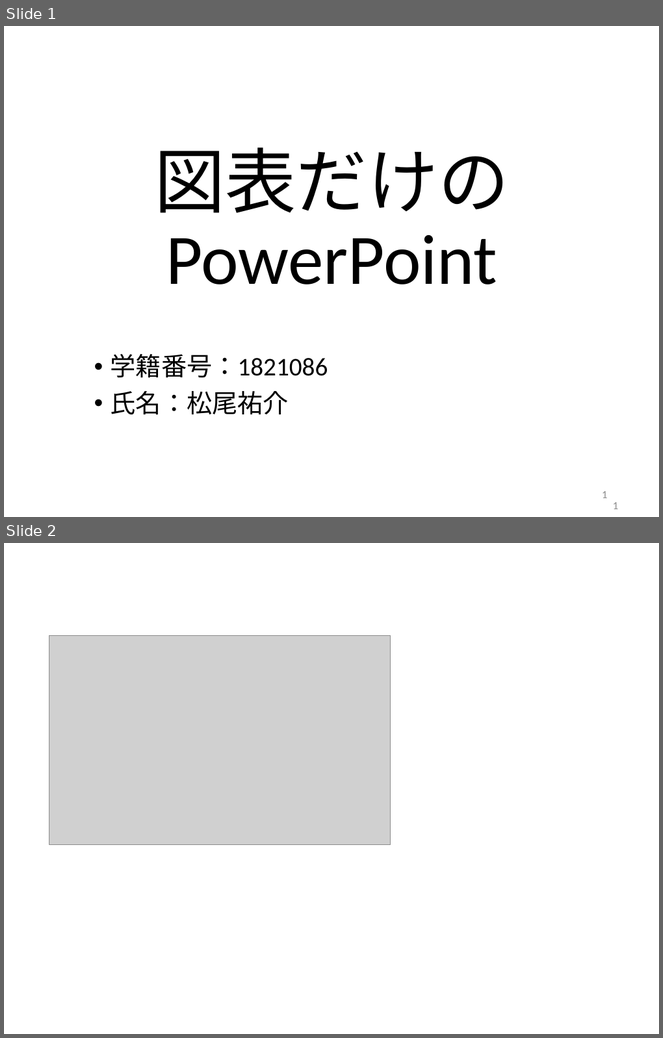
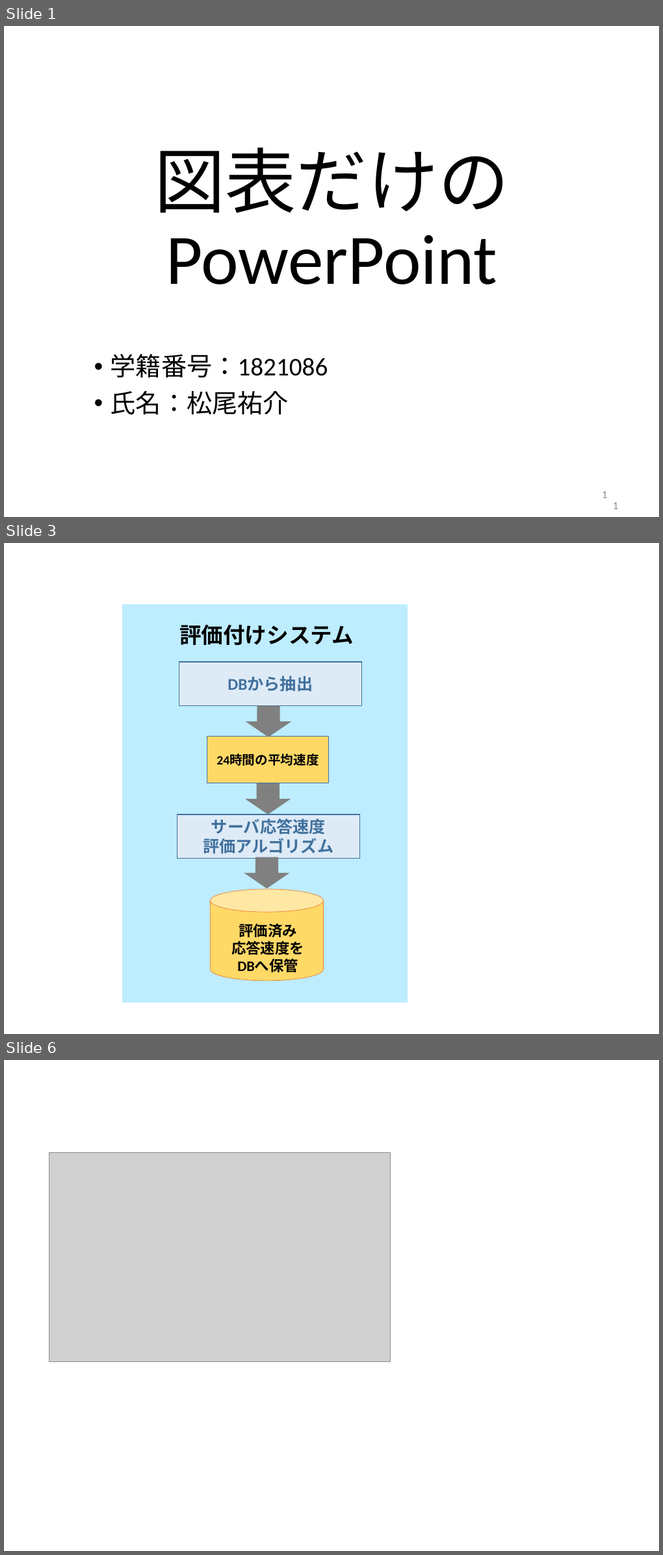
Before and after one commit to kait-takanolab/1821086_matsuo_thesis, a slide deck: meeting/1821086_matsuo_Chart.pptx. Shown one above the other, each under a label of ours: slides 1 and 2 before the commit, slides 1, 3 and 6 after it; the slides between them are not shown. The pictures are 663x1038 and 663x1555 pixels, drawn with LibreOffice and Linux fonts; fonts in the diff are those of the drawing; grey boxes stand for pictures. Boxes give left, top, right and bottom in pixels: in the first picture for what was removed or moved away, otherwise in the second. Text is boxed around its words. In the diff, an @@ line names an element or a change of style, - is before the commit and + after.

```diff
--- a/meeting/1821086_matsuo_Chart.pptx
+++ b/meeting/1821086_matsuo_Chart.pptx
@@ slide 3 added at box(4, 543, 659, 1034), background #FFFFFF @@
@@ rectangle added at box(122, 605, 408, 1003), fill #BDEDFF @@
@@ text added at box(180, 624, 354, 645), 24 pt, text #000000, bold @@
+評価付けシステム
@@ rectangle added at box(179, 662, 362, 706), fill #DEEBF7, outline #41719C 1 pt, 18 pt, text #41719C, bold @@
+DBから抽出
@@ down arrow added at box(246, 706, 292, 737), fill #808080 @@
@@ rectangle added at box(207, 736, 329, 783), fill #FFD966, outline #43739E 1 pt, 14 pt, text #000000, bold @@
+24時間の平均速度
@@ down arrow added at box(245, 783, 291, 815), fill #808080 @@
@@ rectangle added at box(177, 815, 360, 859), fill #DEEBF7, outline #41719C 1 pt, 18 pt, text #41719C, bold @@
+サーバ応答速度
+評価アルゴリズム
@@ down arrow added at box(244, 858, 289, 889), fill #808080 @@
@@ cylinder added at box(211, 889, 324, 981), fill #FFD966, outline #ED7D31 0.5 pt @@
@@ text added at box(232, 924, 304, 973), 16 pt, text #000000, bold @@
+評価済み
+応答速度を
+DBへ保管
@@ what was slide 2 is now slide 6 @@
```
Also in this commit, not shown: 1 slide changed, 3 other slides added, 17 other files.
